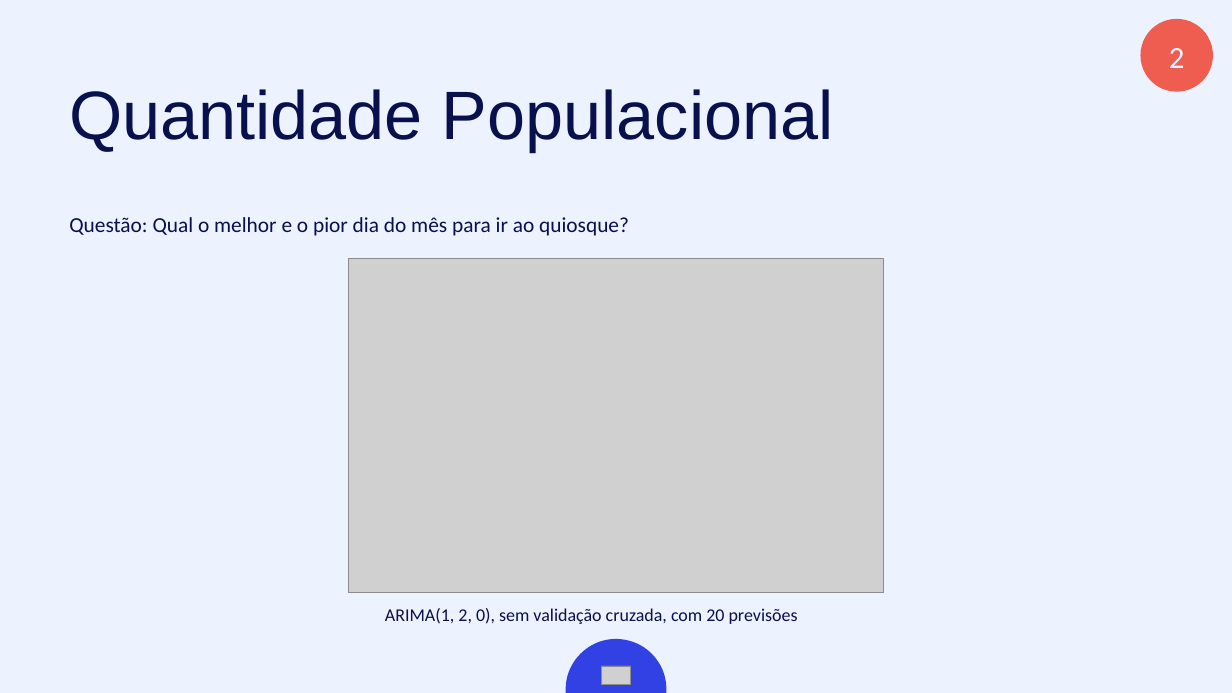
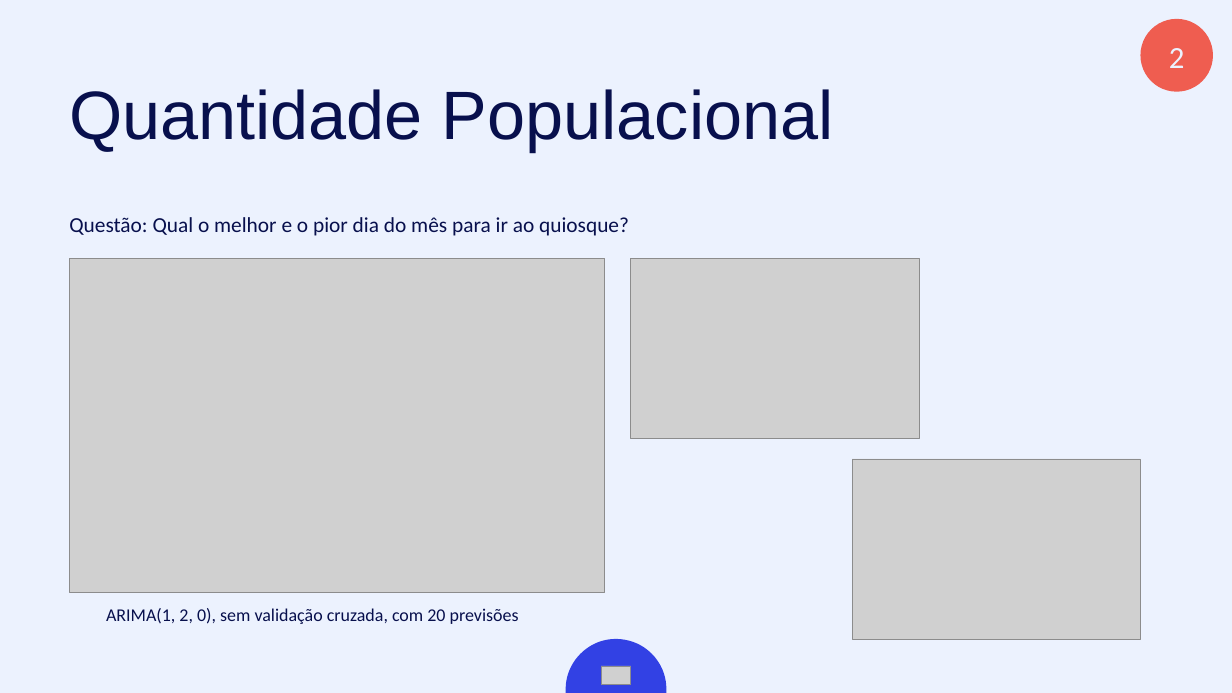
Before and after one commit to luismarques99/ProjetoFinal, a slide deck: slide 16 of Docs/Presentation/Presentation.pptx. Drawn at 1232x693 pixels with LibreOffice and Linux fonts; fonts in the diff are those of the drawing; grey boxes stand for pictures. Boxes give left, top, right and bottom in pixels: in the first picture for what was removed or moved away, otherwise in the second. Text is boxed around its words. In the diff, an @@ line names an element or a change of style, - is before the commit and + after.

```diff
--- a/Docs/Presentation/Presentation.pptx
+++ b/Docs/Presentation/Presentation.pptx
@@ picture: place and size @@
-picture at box(348, 258, 883, 593)
+picture at box(69, 258, 604, 593)
@@ picture added at box(631, 258, 919, 438) @@
@@ picture added at box(852, 459, 1140, 639) @@
@@ text "ARIMA(1, 2, 0), sem validação ...": place and size @@
-text "ARIMA(1, 2, 0), sem validação ..." at box(385, 608, 798, 624)
+text "ARIMA(1, 2, 0), sem validação ..." at box(106, 608, 519, 624)
```
Also in this commit, not shown: 4 other slides changed, 1 slide added, 5 other files.
